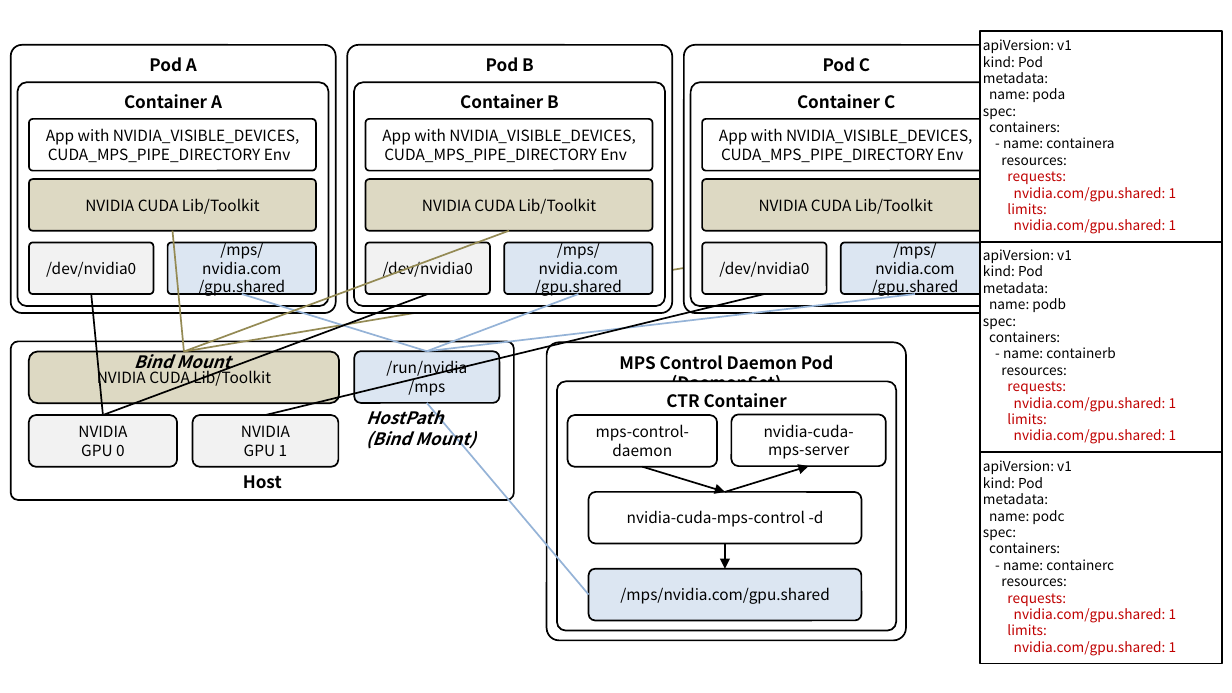
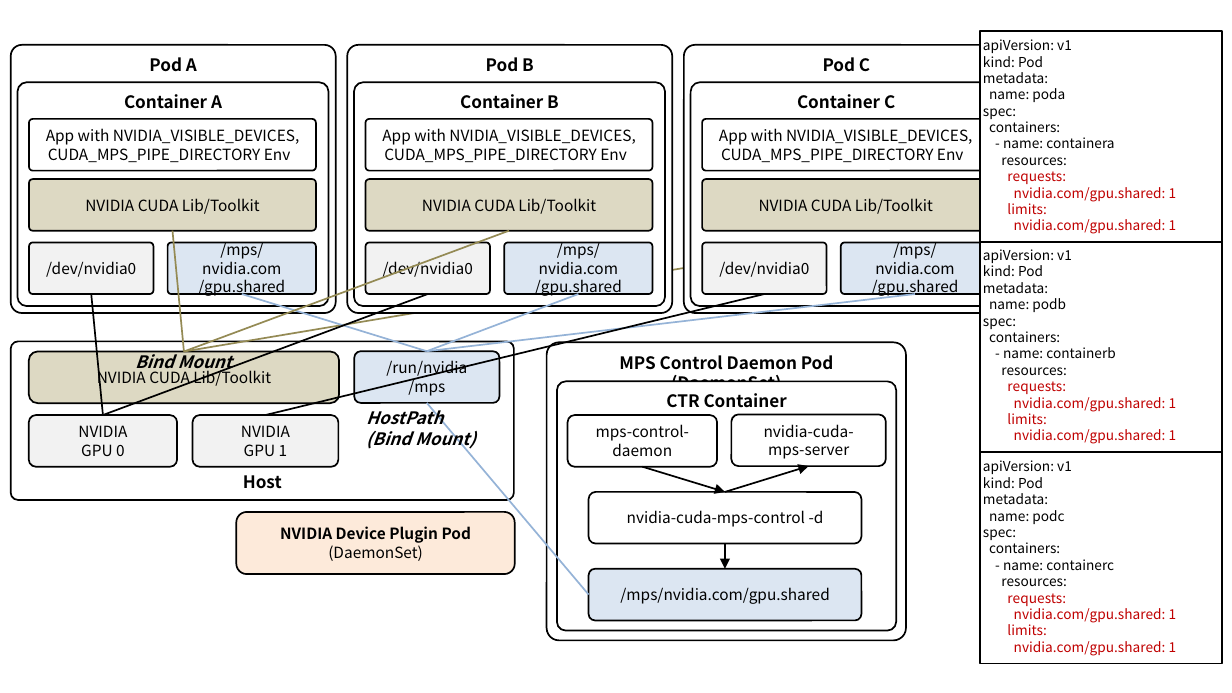
Before and after one commit to ssup2/blog-software, a slide deck: slide 5 of content/docs/theory-analysis/kubernetes-nvidia-device-plugin/images/images.pptx. Drawn at 1232x693 pixels with LibreOffice and Linux fonts; fonts in the diff are those of the drawing. Boxes give left, top, right and bottom in pixels: in the first picture for what was removed or moved away, otherwise in the second. Text is boxed around its words. In the diff, an @@ line names an element or a change of style, - is before the commit and + after.

```diff
--- a/content/docs/theory-analysis/kubernetes-nvidia-device-plugin/images/images.pptx
+++ b/content/docs/theory-analysis/kubernetes-nvidia-device-plugin/images/images.pptx
@@ text "Bind Mount" at (x1=135, y1=349, x2=232, y2=373): alignment left to centre @@
@@ rounded rectangle added at (x1=237, y1=513, x2=515, y2=574), fill #FDEADA, outline #000000 1 pt, 9 pt, text #000000, bold @@
+NVIDIA Device Plugin Pod
+(DaemonSet)
```
Also in this commit, not shown: 4 other slides changed, 1 slide added, 7 other files.
